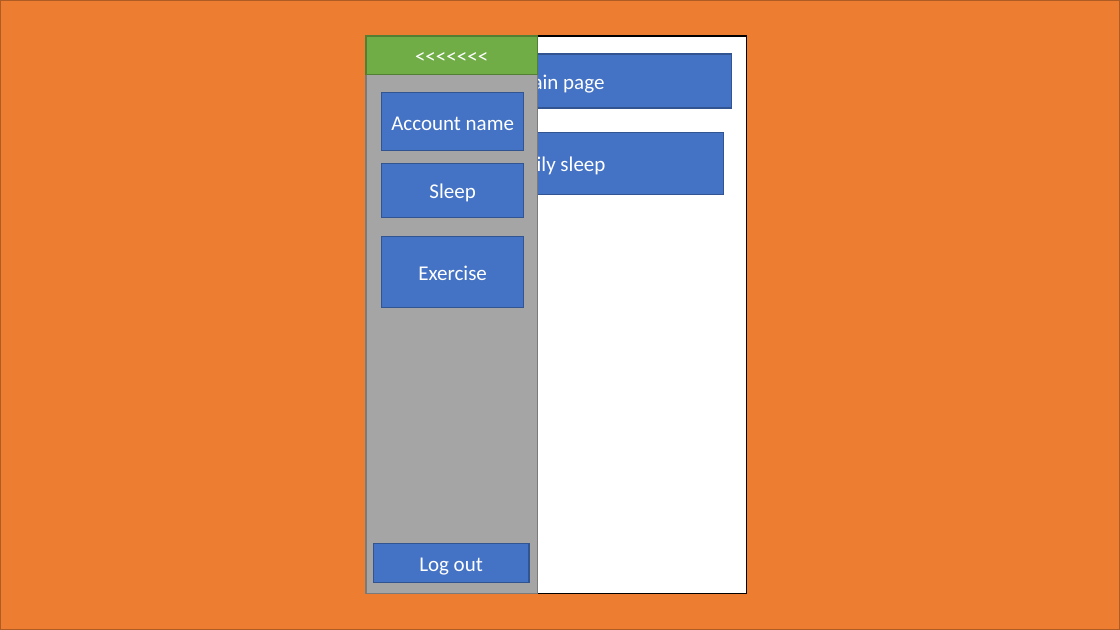
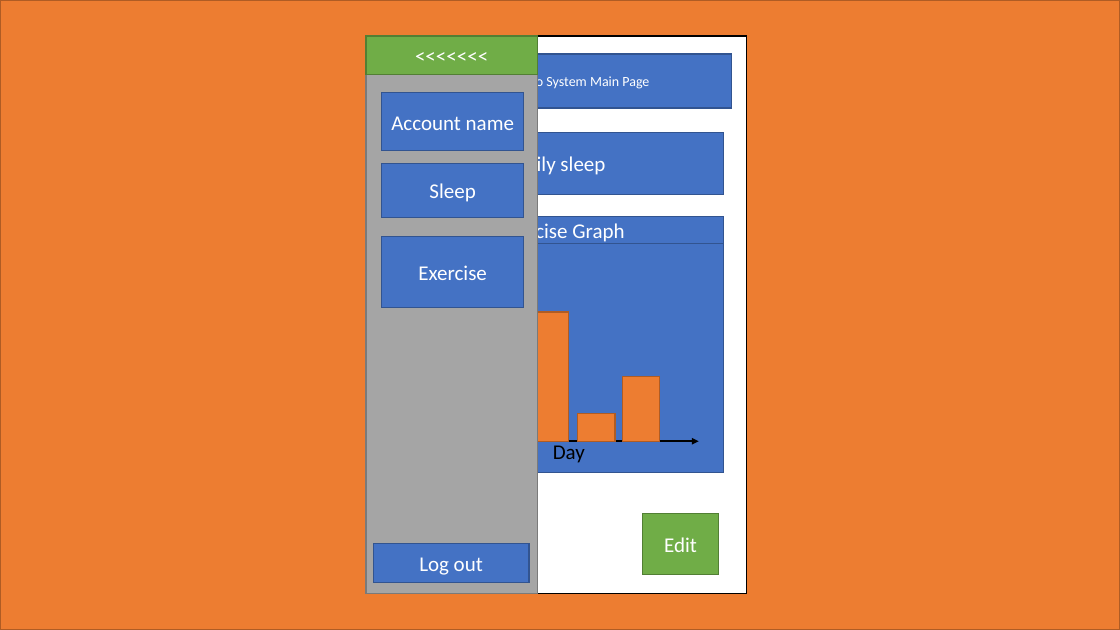
Before and after one commit to CM10313-Group-19/Personal-Infomatics-Software, a slide deck: slide 2 of ProjectInformation/Powerpoint designs/V1/powerpoint design.pptx. Drawn at 1120x630 pixels with LibreOffice and Linux fonts; fonts in the diff are those of the drawing. Boxes give left, top, right and bottom in pixels: in the first picture for what was removed or moved away, otherwise in the second. Text is boxed around its words. In the diff, an @@ line names an element or a change of style, - is before the commit and + after.

```diff
--- a/ProjectInformation/Powerpoint designs/V1/powerpoint design.pptx
+++ b/ProjectInformation/Powerpoint designs/V1/powerpoint design.pptx
@@ text in rectangle at (469,74,649,90): text changed; size 18 to 12 pt @@
-Main page
+Personal Info System Main Page
@@ rectangle added at (401,217,723,244), fill #4472C4, outline #325491 1 pt, 18 pt, text #FFFFFF @@
+Exercise Graph
@@ rectangle added at (401,244,723,473), fill #4472C4, outline #325491 1 pt @@
@@ rectangle added at (531,312,568,441), fill #ED7D31, outline #AF5C24 1 pt @@
@@ rectangle added at (623,376,660,441), fill #ED7D31, outline #AF5C24 1 pt @@
@@ rectangle added at (578,414,615,442), fill #ED7D31, outline #AF5C24 1 pt @@
@@ arrow added from (429, 441) to (699, 441), #000000 1.5 pt @@
@@ text added at (553,445,585,463), 18 pt, text #000000 @@
+Day
@@ rectangle added at (643,513,719,575), fill #70AD47, outline #538035 1 pt, 18 pt, text #FFFFFF @@
+Edit
```
Also in this commit, not shown: 6 other slides changed, 13 slides added.
